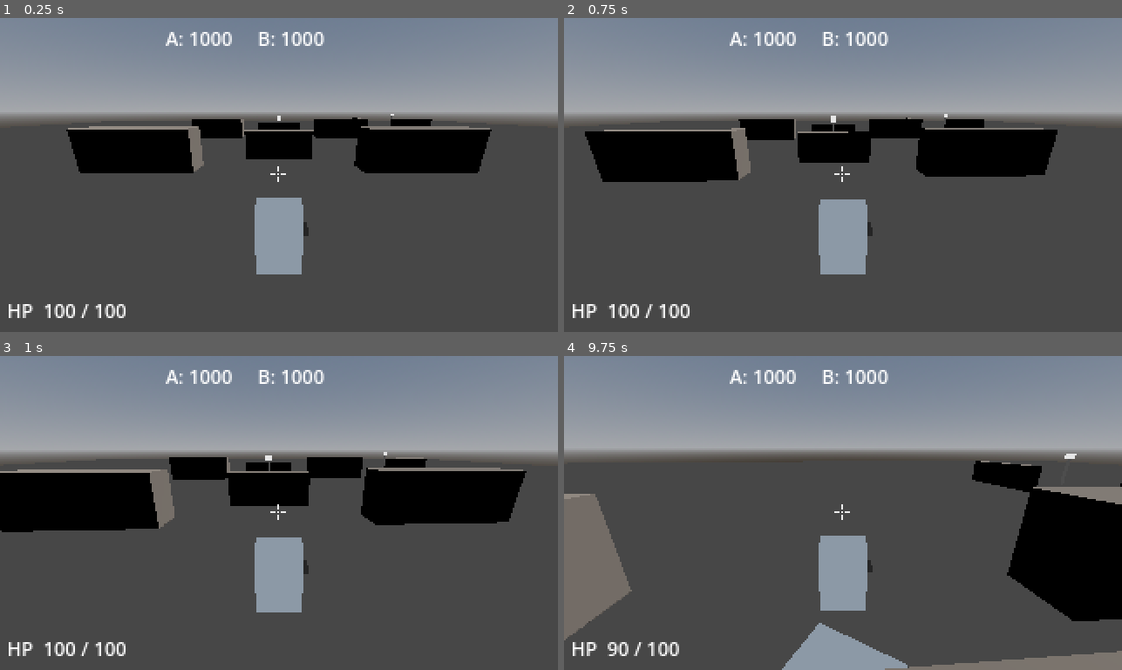
Above: before the commit, frames 1-4 (two rows, left to right).
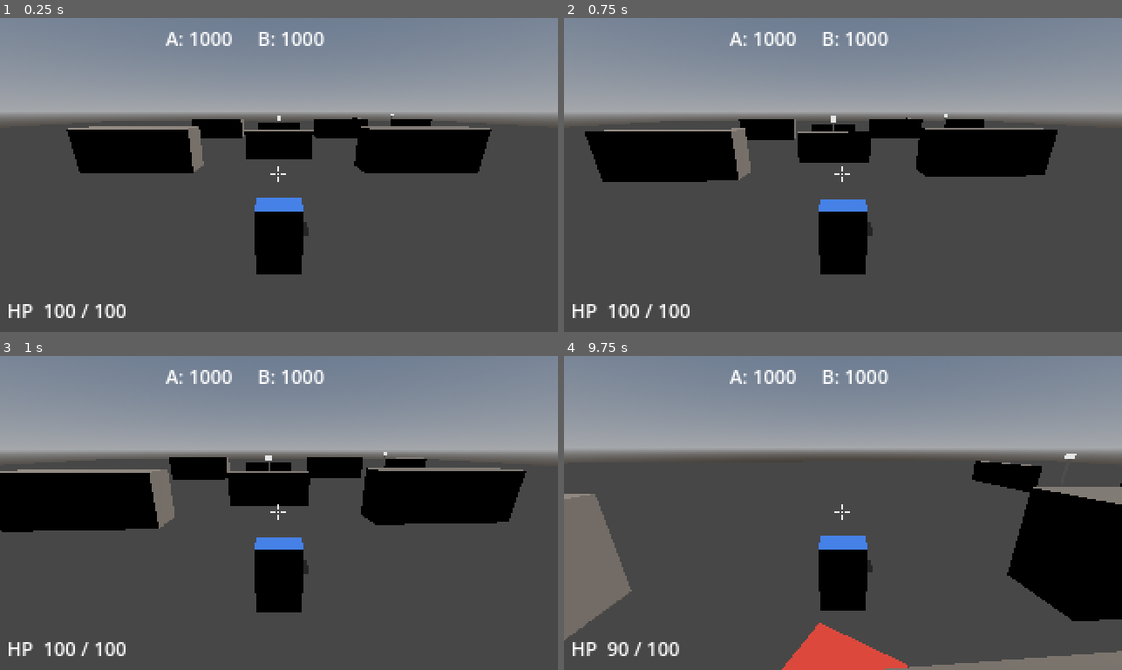
Above: after the commit, the same moments.

Repository: jonathandaley/Hardpoint
Game: Godot game, scene res://scenes/arena/Arena.tscn
Two runs of this game, one before a commit and one after it. Both use one fixed random seed, a clock stepped at 60 frames per second and the inputs below.
Inputs (mouse positions are in pixels of both pictures, inside the frame that each line leads up to):
- Up to frame 1 (0.25 s): no input
- Up to frame 2 (0.75 s): tap Enter (ui_accept) at 0.5 s; move the mouse to (870, 175) at 0.52 s; press the mouse at (870, 175) at 0.53 s; hold W (move_forward) from 0.53 s (still down)
- Up to frame 3 (1 s): keep holding W (move_forward); tap Enter (ui_accept) at 0.77 s
- Up to frame 4 (9.75 s): move the mouse to (815, 513) at 1.27 s; release the mouse at (815, 513) at 1.28 s; right-click (815, 513) at 1.35 s; tap Enter (ui_accept) at 1.52, 2.75, 3.02, 3.5, 3.77, 4.25, 4.52, 5, 6.02, 6.77, 7.52, 9.02 s; move the mouse to (854, 506) at 2.02 s; press the mouse at (854, 506) at 2.03 s; move the mouse to (837, 519) at 2.77 s; release the mouse at (837, 519) at 2.78 s; right-click (837, 519) at 2.85 s; move the mouse to (887, 516) at 3.52 s; press the mouse at (887, 516) at 3.53 s; move the mouse to (798, 509) at 4.27 s; release the mouse at (798, 509) at 4.28 s; right-click (798, 509) at 4.35 s; move the mouse to (848, 513) at 5.02 s; press the mouse at (848, 513) at 5.03 s; move the mouse to (820, 506) at 5.77 s; release W (move_forward) at 5.78 s; release the mouse at (820, 506) at 5.78 s; hold D (move_right) 5.78-6.53 s; right-click (820, 506) at 5.85 s; move the mouse to (870, 513) at 6.52 s; press the mouse at (870, 513) at 6.53 s; hold W (move_forward) 6.53-8.78 s; move the mouse to (815, 513) at 7.27 s; release the mouse at (815, 513) at 7.28 s; right-click (815, 513) at 7.35 s; move the mouse to (854, 506) at 8.02 s; press the mouse at (854, 506) at 8.03 s; move the mouse to (837, 519) at 8.77 s; release the mouse at (837, 519) at 8.78 s; hold A (move_left) 8.78-9.53 s; right-click (837, 519) at 8.85 s; move the mouse to (887, 516) at 9.52 s; press the mouse at (887, 516) at 9.53 s; hold W (move_forward) from 9.53 s (still down)

The runs differ from the first frame. In frame 1, 2.1% of the frame differs, in the area x 45-55%, y 57-82%; in frame 2, 2.0%; in frame 3, 2.0%; in frame 4, 3.9%, in the area x 39-62%, y 57-100%.

Commit message:
Color player mech blue, bot mech red
Co-Authored-By: Claude Sonnet 4.6 <noreply@anthropic.com>

Diff:
--- a/scenes/arena/Arena.gd
+++ b/scenes/arena/Arena.gd
@@ -17,6 +17,8 @@
 	_setup_players()
 	match_node.match_ended.connect(_on_match_ended)
 	match_node.start()
+	_set_mech_color(player_mech, Color(0.25, 0.52, 0.95))
+	_set_mech_color(bot_mech,    Color(0.92, 0.28, 0.22))
 	hud.setup(match_node, player_mech, 0)
 	var gun := player_mech.get_node_or_null("HardpointRight/RaycastGun")
 	if gun:
@@ -41,6 +43,15 @@
 		col.shape = shape
 		body.add_child(col)
 		add_child(body)
+
+func _set_mech_color(mech: Node3D, color: Color) -> void:
+	var body := mech.get_node_or_null("Body") as MeshInstance3D
+	if body == null:
+		return
+	var mat := StandardMaterial3D.new()
+	mat.albedo_color = color
+	mat.shading_mode = BaseMaterial3D.SHADING_MODE_PER_PIXEL
+	body.set_surface_override_material(0, mat)
 
 func _create_cover() -> void:
 	var mat := StandardMaterial3D.new()
